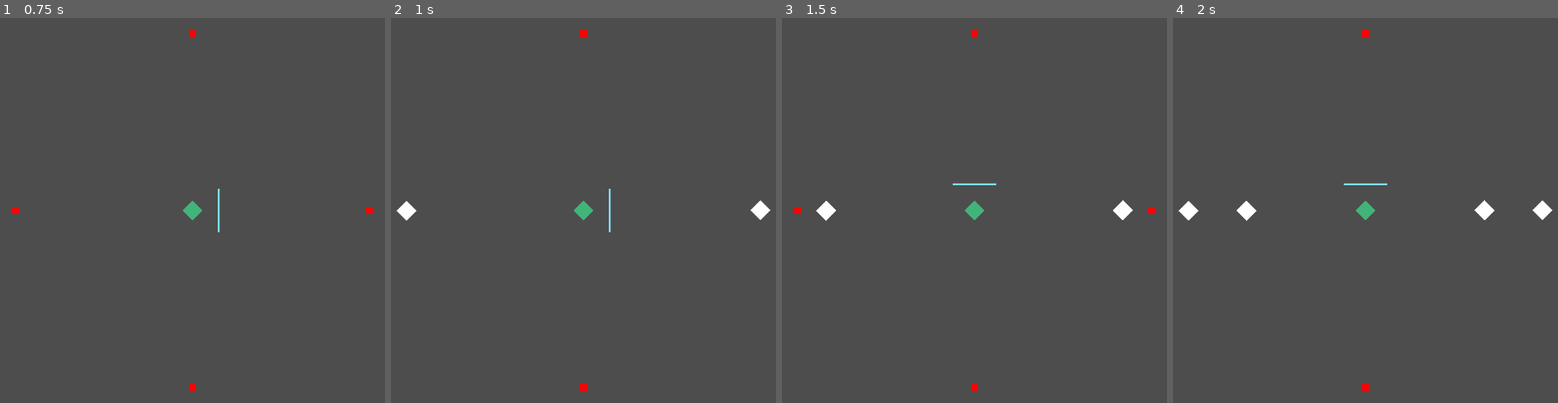
Above: before the commit, frames 1-4 (left to right).
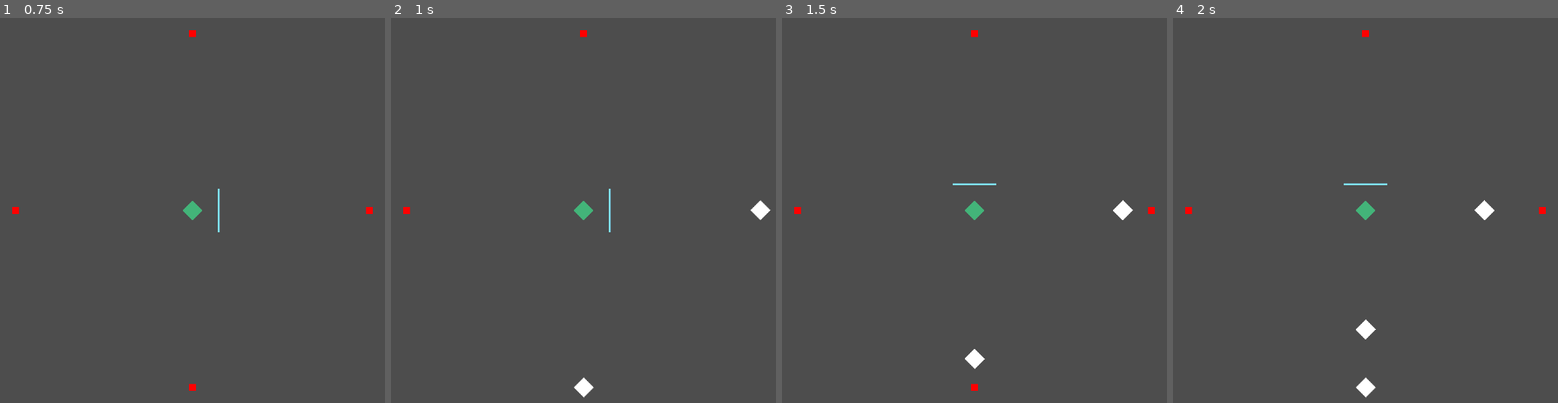
Above: after the commit, the same moments.

Repository: BluePolar282/Jame-Gam-58-2
Game: Godot game, scene res://Jame-Gam-58/Utilities/scenes/main_scene.tscn
Same seed, same stepped clock (60 frames per second), same inputs: the game is played once before the commit and once after it.
Inputs:
- Up to frame 1 (0.75 s): tap Enter at 0.5 s; hold D (right) from 0.53 s (still down)
- Up to frame 2 (1 s): keep holding D (right)
- Up to frame 3 (1.5 s): release D (right) at 1.28 s; hold W (down) from 1.28 s (still down)
- Up to frame 4 (2 s): keep holding W (down)

Frame 1 is identical in both runs. In frame 2, 0.3% of the frame differs, in the area x 1-53%, y 47-99%; in frame 3, 0.3%; in frame 4, 0.7%, in the area x 1-99%, y 47-99%.

Commit message:
random bullets
added random bullets, still no delay or speed adjustment tho

Diff:
--- a/Jame-Gam-58/Objects/scenes/bullet.gd
+++ /dev/null
@@ -1,17 +0,0 @@
-extends CharacterBody2D
-
-var SPEED = 10000
-
-func _physics_process(delta: float) -> void:
-	move_and_slide()
-	if is_in_group("Top Spawner"):
-		velocity.y = SPEED * delta
-
-	elif is_in_group("Left Spawner"):
-		velocity.x = SPEED * delta
-
-	elif is_in_group("Bottom Spawner"):
-		velocity.y = -SPEED * delta
-
-	elif is_in_group("Right Spawner"):
-		velocity.x = -SPEED * delta
--- a/Jame-Gam-58/Objects/scenes/bullet.tscn
+++ b/Jame-Gam-58/Objects/scenes/bullet.tscn
@@ -1,6 +1,7 @@
 [gd_scene load_steps=4 format=3 uid="uid://birhplnauwxjp"]
 
-[ext_resource type="Script" path="res://Jame-Gam-58/Objects/scenes/bullet.gd" id="1_fnqk2"]
+[ext_resource type="Script" path="res://Jame-Gam-58/Objects/scripts/bullet.gd" id="1_fnqk2"]
+
 
 [sub_resource type="RectangleShape2D" id="RectangleShape2D_xm6sk"]
 size = Vector2(56, 56)
--- a/Jame-Gam-58/Objects/scenes/shield.tscn
+++ b/Jame-Gam-58/Objects/scenes/shield.tscn
@@ -1,9 +1,12 @@
-[gd_scene load_steps=3 format=3 uid="uid://dwi8nac8a67fu"]
+[gd_scene load_steps=4 format=3 uid="uid://dwi8nac8a67fu"]
 
 [ext_resource type="Script" path="res://Jame-Gam-58/Objects/scripts/shield.gd" id="1_hbwpv"]
 
 [sub_resource type="RectangleShape2D" id="RectangleShape2D_bi7ki"]
 size = Vector2(122, 6)
+
+[sub_resource type="RectangleShape2D" id="RectangleShape2D_5megp"]
+size = Vector2(120.5, 6)
 
 [node name="shield" type="CharacterBody2D"]
 script = ExtResource("1_hbwpv")
@@ -21,4 +24,9 @@
 position = Vector2(0, -74)
 shape = SubResource("RectangleShape2D_bi7ki")
 
+[node name="CollisionShape2D" type="CollisionShape2D" parent="."]
+position = Vector2(-0.25, -74)
+shape = SubResource("RectangleShape2D_5megp")
+disabled = true
+
 [connection signal="body_entered" from="Area2D" to="." method="_on_area_2d_body_entered"]
--- /dev/null
+++ b/Jame-Gam-58/Objects/scripts/bullet.gd
@@ -0,0 +1,17 @@
+extends CharacterBody2D
+
+var SPEED = 10000
+
+func _physics_process(delta: float) -> void:
+	move_and_slide()
+	if is_in_group("Top Spawner"):
+		velocity.y = SPEED * delta
+
+	elif is_in_group("Left Spawner"):
+		velocity.x = SPEED * delta
+
+	elif is_in_group("Bottom Spawner"):
+		velocity.y = -SPEED * delta
+
+	elif is_in_group("Right Spawner"):
+		velocity.x = -SPEED * delta
--- a/Jame-Gam-58/Utilities/scripts/bullet_spawner.gd
+++ b/Jame-Gam-58/Utilities/scripts/bullet_spawner.gd
@@ -1,14 +1,11 @@
 extends Area2D
 
 var bullet = preload("res://Jame-Gam-58/Objects/scenes/bullet.tscn")
-var repeats := 1
-
-func _ready() -> void:
-	set_bullet_amount(0, 2, 0, 2)
+var repeats := 10
 
 func _on_timer_timeout() -> void:
 	if repeats > 0:
-		spawn_bullet()
+		set_bullet_spawner()
 		repeats -= 1
 
 func spawn_bullet():
@@ -30,6 +27,7 @@
 
 func set_bullet_amount(number1, number2, number3, number4):
 
+
 	if self.is_in_group("Top Spawner"):
 		repeats = number1
 		print(number1)
@@ -37,11 +35,32 @@
 	elif self.is_in_group("Right Spawner"):
 		repeats = number2
 		print(number2)
-
 	elif self.is_in_group("Bottom Spawner"):
 		repeats = number3
 		print(number3)
-
 	elif self.is_in_group("Left Spawner"):
 		repeats = number4
 		print(number4)
+
+func set_bullet_delay():
+	var random = randi_range(1, 4)
+	set_bullet_amount(random, random, random, random)
+
+func set_bullet_speed():
+	pass
+
+func set_bullet_spawner():
+	var random = randi_range(1, 4)
+
+	if random == 1:
+		if is_in_group("Top Spawner"):
+			spawn_bullet()
+	if random == 2:
+		if is_in_group("Right Spawner"):
+			spawn_bullet()
+	if random == 3:
+		if is_in_group("Bottom Spawner"):
+			spawn_bullet()
+	if random == 4:
+		if is_in_group("Left Spawner"):
+			spawn_bullet()
